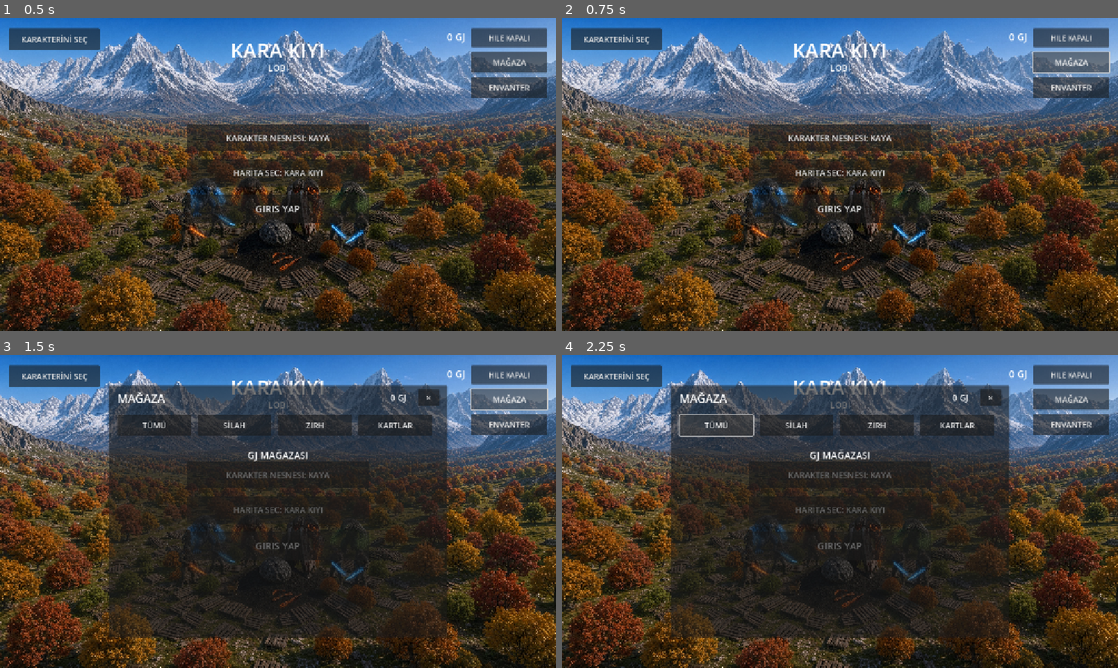
Above: before the commit, frames 1-4 (two rows, left to right).
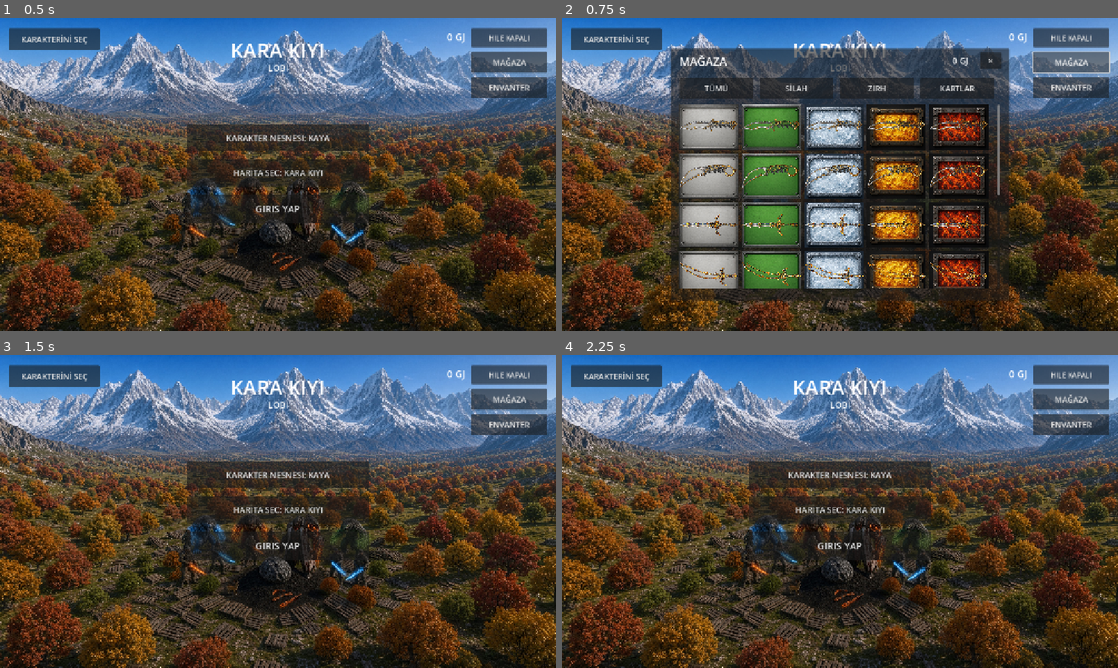
Above: after the commit, the same moments.

Repository: cantrsx-blip/GrayCardWars
Game: Godot game, scene res://scenes/Intro.tscn
Same seed, same stepped clock (60 frames per second), same inputs: the game is played once before the commit and once after it.
Inputs (mouse positions are in pixels of both pictures, inside the frame that each line leads up to):
- Up to frame 1 (0.5 s): no input
- Up to frame 2 (0.75 s): click "MAĞAZA" at 0.5 s
- Up to frame 3 (1.5 s): click "MAĞAZA" (after the commit: "✕") at 1.25 s
- Up to frame 4 (2.25 s): click (717, 423) at 2 s, where only the run before the commit has a clickable "TÜMÜ"

Frame 1 is identical in both runs. In frame 2, 42% of the frame differs, in the area x 19-81%, y 9-91%; in frame 3, 28%; in frame 4, 28%.

Commit message:
Move full weapon and card store display to lobby

Diff:
--- a/scripts/intro.gd
+++ b/scripts/intro.gd
@@ -14,6 +14,12 @@
 var store_panel: Panel
 var lobby_inventory_panel: Panel
 var lobby_inventory: Dictionary = {}
+
+const STORE_WEAPON_PATHS := [
+	"res://Weapon1.png","res://Weapon2.png","res://Weapon3.png","res://Weapon4.png",
+	"res://Weapon5.png","res://Weapon6.png.png","res://Weapon7.png.png","res://Weapon8.png"
+]
+const STORE_SLOT_BG := ["res://gumus.png","res://zehir.png","res://buz.jpg","res://gunes.png","res://lav.png"]
 
 const CHARACTERS := ["KAYA", "S.A.Z", "AKREP"]
 const MAPS := ["KARA KIYI"]
@@ -263,10 +269,22 @@
 		empty.add_theme_font_size_override("font_size",20)
 		grid.add_child(empty)
 
+func _store_png_texture(path:String) -> Texture2D:
+	var loaded=ResourceLoader.load(path)
+	if loaded is Texture2D: return loaded
+	if FileAccess.file_exists(path):
+		var bytes=FileAccess.get_file_as_bytes(path)
+		if bytes.size()>0:
+			var img=Image.new()
+			var err=img.load_jpg_from_buffer(bytes) if path.to_lower().ends_with(".jpg") or path.to_lower().ends_with(".jpeg") else img.load_png_from_buffer(bytes)
+			if err==OK: return ImageTexture.create_from_image(img)
+	return null
+
 func _toggle_store():
-	if store_panel==null:
-		_build_store()
-	store_panel.visible=not store_panel.visible
+	if store_panel==null: _build_store()
+	var opening=not store_panel.visible
+	store_panel.visible=opening
+	if opening: _show_store_category("TÜMÜ")
 
 func _build_store():
 	store_panel=Panel.new()
@@ -277,13 +295,14 @@
 	var title=Label.new()
 	title.text="MAĞAZA"
 	title.position=Vector2(20,12)
-	title.size=Vector2(620,38)
+	title.size=Vector2(500,38)
 	title.add_theme_font_size_override("font_size",26)
 	store_panel.add_child(title)
 	var balance=Label.new()
+	balance.name="GJBalance"
 	balance.text=str(gj_balance)+" GJ"
-	balance.position=Vector2(535,15)
-	balance.size=Vector2(150,34)
+	balance.position=Vector2(520,15)
+	balance.size=Vector2(165,34)
 	balance.horizontal_alignment=HORIZONTAL_ALIGNMENT_RIGHT
 	balance.add_theme_font_size_override("font_size",19)
 	store_panel.add_child(balance)
@@ -295,20 +314,71 @@
 	store_panel.add_child(close)
 	var categories=["TÜMÜ","SİLAH","ZIRH","KARTLAR"]
 	for i in categories.size():
-		var b=Button.new()
-		b.text=categories[i]
-		b.position=Vector2(20+i*185,68)
-		b.size=Vector2(170,48)
-		b.add_theme_font_size_override("font_size",18)
-		store_panel.add_child(b)
-	var note=Label.new()
-	note.text="GJ MAĞAZASI"
-	note.position=Vector2(20,145)
-	note.size=Vector2(740,50)
-	note.horizontal_alignment=HORIZONTAL_ALIGNMENT_CENTER
-	note.add_theme_font_size_override("font_size",22)
-	store_panel.add_child(note)
-	store_panel.visible=true
+		var btn=Button.new()
+		btn.text=categories[i]
+		btn.position=Vector2(20+i*185,68)
+		btn.size=Vector2(170,48)
+		btn.add_theme_font_size_override("font_size",18)
+		btn.pressed.connect(_show_store_category.bind(categories[i]))
+		store_panel.add_child(btn)
+	_show_store_category("TÜMÜ")
+	store_panel.visible=false
+
+func _show_store_category(category:String):
+	if store_panel==null: return
+	var old=store_panel.get_node_or_null("CategoryItems")
+	if old: old.queue_free()
+	var scroll=ScrollContainer.new()
+	scroll.name="CategoryItems"
+	scroll.position=Vector2(20,130)
+	scroll.size=Vector2(740,425)
+	scroll.horizontal_scroll_mode=ScrollContainer.SCROLL_MODE_DISABLED
+	store_panel.add_child(scroll)
+	var grid=GridContainer.new()
+	grid.columns=5
+	grid.add_theme_constant_override("h_separation",8)
+	grid.add_theme_constant_override("v_separation",8)
+	scroll.add_child(grid)
+	var weapons=[]
+	for path in STORE_WEAPON_PATHS: weapons.append(_store_png_texture(path))
+	var show_weapon=category=="TÜMÜ" or category=="SİLAH"
+	var show_cards=category=="TÜMÜ" or category=="KARTLAR"
+	for i in 40:
+		var cell=Control.new()
+		cell.custom_minimum_size=Vector2(136,104)
+		var bg_tex=_store_png_texture(STORE_SLOT_BG[i % STORE_SLOT_BG.size()])
+		if bg_tex!=null:
+			var bg=TextureRect.new()
+			bg.set_anchors_and_offsets_preset(Control.PRESET_FULL_RECT)
+			bg.texture=bg_tex
+			bg.expand_mode=TextureRect.EXPAND_IGNORE_SIZE
+			bg.stretch_mode=TextureRect.STRETCH_SCALE
+			bg.mouse_filter=Control.MOUSE_FILTER_IGNORE
+			cell.add_child(bg)
+		else:
+			var fallback=ColorRect.new()
+			fallback.set_anchors_and_offsets_preset(Control.PRESET_FULL_RECT)
+			fallback.color=Color(.2,.2,.2,1)
+			cell.add_child(fallback)
+		if show_weapon:
+			var row=int(i/5)
+			var tex=weapons[row]
+			if tex!=null:
+				var overlay=TextureRect.new()
+				overlay.set_anchors_and_offsets_preset(Control.PRESET_FULL_RECT)
+				overlay.texture=tex
+				overlay.expand_mode=TextureRect.EXPAND_IGNORE_SIZE
+				overlay.stretch_mode=TextureRect.STRETCH_KEEP_ASPECT_CENTERED
+				cell.add_child(overlay)
+		elif show_cards:
+			var card=Label.new()
+			card.set_anchors_and_offsets_preset(Control.PRESET_FULL_RECT)
+			card.text=["GRİ","YEŞİL","MAVİ","TURUNCU","KIRMIZI"][i%5]+" KART"
+			card.horizontal_alignment=HORIZONTAL_ALIGNMENT_CENTER
+			card.vertical_alignment=VERTICAL_ALIGNMENT_CENTER
+			card.add_theme_font_size_override("font_size",14)
+			cell.add_child(card)
+		grid.add_child(cell)
 
 func _enter_game():
 	var cfg=ConfigFile.new()
